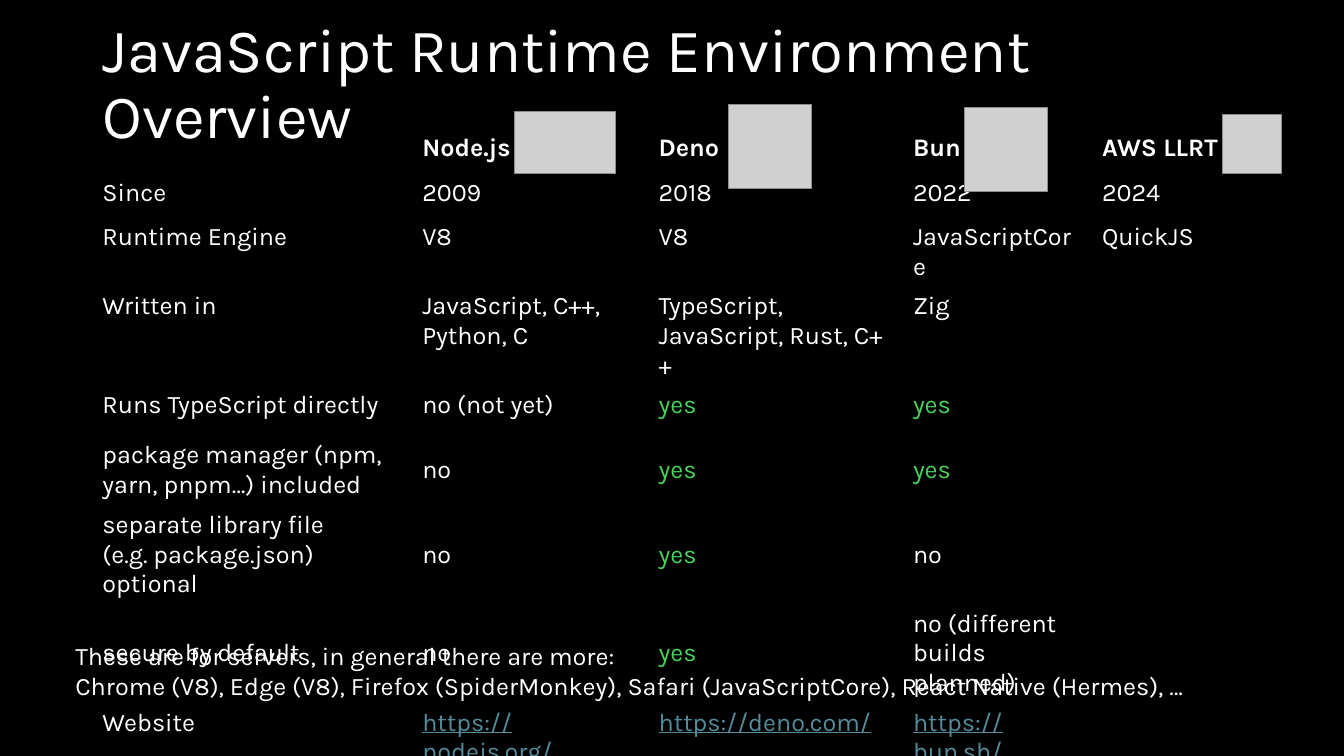
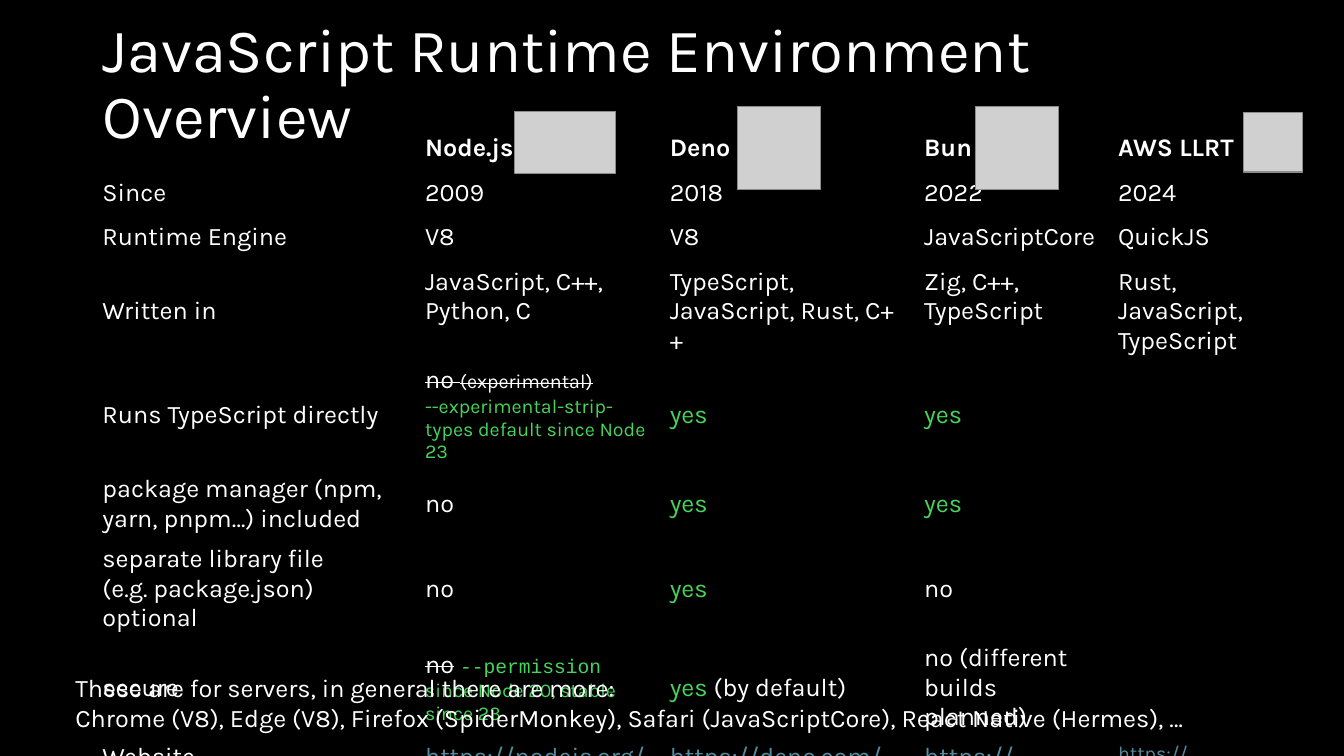
Before and after one commit to MichiSpebach/denoexamples, a slide deck: slide 5 of presentation.pptx (slide 2 before the commit). Drawn at 1344x756 pixels with LibreOffice and Linux fonts; fonts in the diff are those of the drawing; grey boxes stand for pictures. Boxes give left, top, right and bottom in pixels: in the first picture for what was removed or moved away, otherwise in the second. Text is boxed around its words. In the diff, an @@ line names an element or a change of style, - is before the commit and + after.

Commit message:
update presentation

```diff
--- a/presentation.pptx
+++ b/presentation.pptx
@@ picture moved from (x1=728, y1=105, x2=812, y2=189) to (x1=737, y1=107, x2=821, y2=191) @@
@@ picture moved from (x1=965, y1=108, x2=1049, y2=192) to (x1=975, y1=107, x2=1059, y2=191) @@
@@ picture moved from (x1=1222, y1=114, x2=1281, y2=173) to (x1=1244, y1=113, x2=1304, y2=172) @@
@@ table at (x1=93, y1=129, x2=1313, y2=735) @@
-row 4, column 4: Zig
+row 4, column 4: Zig, C++, TypeScript
-row 4, column 5: 
+row 4, column 5: Rust, JavaScript, TypeScript
-row 5, column 2: no (not yet)
+row 5, column 2: no (experimental) / --experimental-strip-types default since Node 23
-row 8: secure by default | no | yes | no (different builds planned) | 
+row 8: secure | no --permission since Node 20, stable since 23 | yes (by default) | no (different builds planned) | 
-row 9, column 5: 
+row 9, column 5: https://github.com/awslabs/llrt
@@ table resized from (x1=93, y1=129, x2=1251, y2=741) to (x1=93, y1=129, x2=1313, y2=735) @@
@@ text "These are for servers, in ..." moved from (x1=75, y1=643, x2=1164, y2=702) to (x1=75, y1=674, x2=1164, y2=734) @@
```
Also in this commit, not shown: 4 other slides changed, 6 slides added, 1 slide removed, 1 other file.
